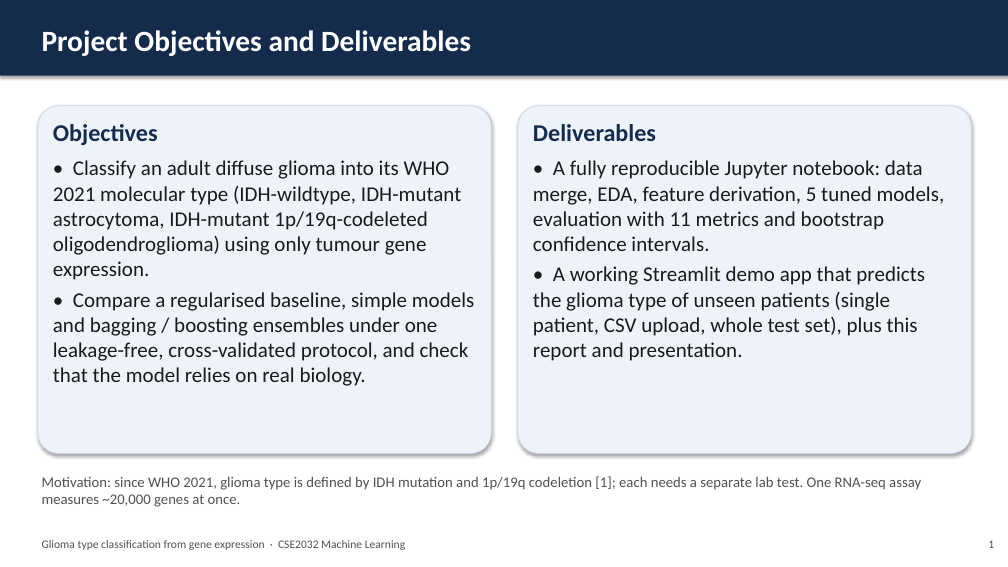
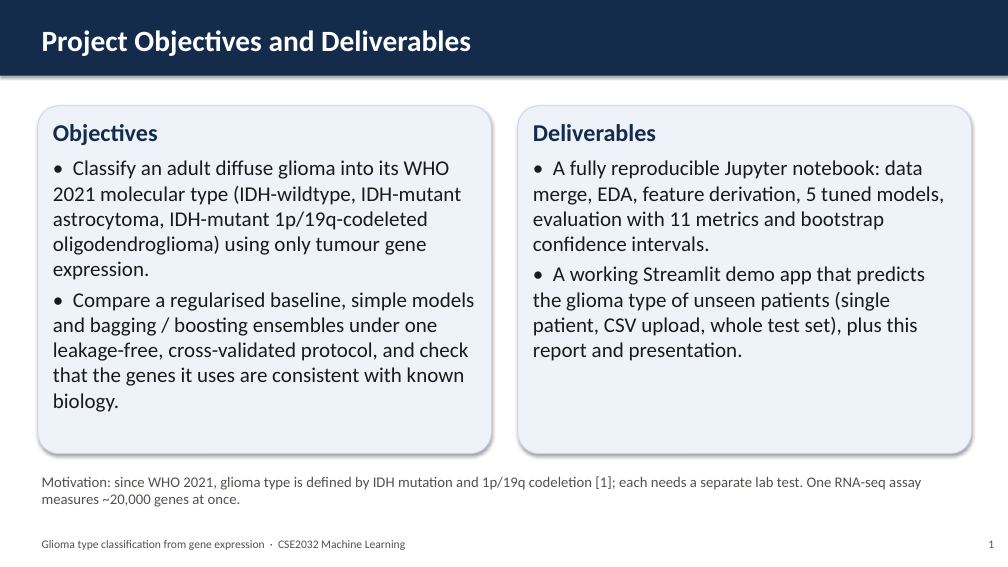
Before and after one commit to isitraghav/glioma-classification-ml, a slide deck: slide 2 of report/Final_Presentation.pptx. Drawn at 1008x567 pixels with LibreOffice and Linux fonts; fonts in the diff are those of the drawing. Boxes give left, top, right and bottom in pixels: in the first picture for what was removed or moved away, otherwise in the second. Text is boxed around its words. In the diff, an @@ line names an element or a change of style, - is before the commit and + after.

```diff
--- a/report/Final_Presentation.pptx
+++ b/report/Final_Presentation.pptx
@@ text at [53,292,474,412]: text changed @@
-• Compare a regularised baseline, simple models and bagging / boosting ensembles under one leakage-free, cross-validated protocol, and check that the model relies on real biology.
+• Compare a regularised baseline, simple models and bagging / boosting ensembles under one leakage-free, cross-validated protocol, and check that the genes it uses are consistent with known biology.
```
Also in this commit, not shown: 12 other slides changed, 23 other files.
